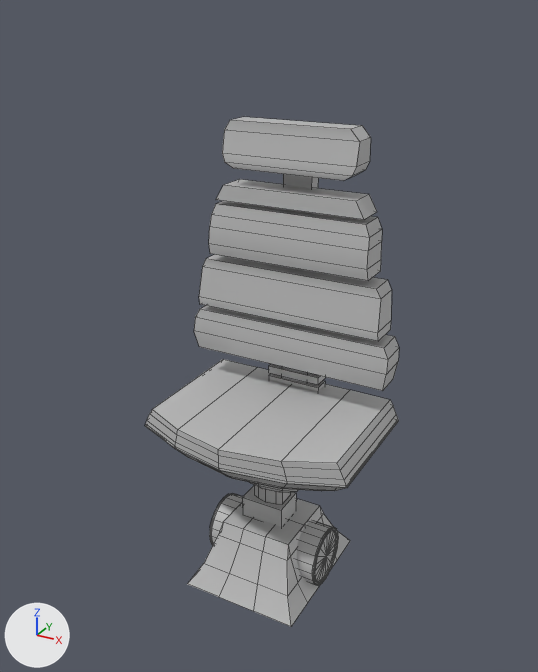
The FBX model Assets/Environment/Models/Props/SM_chair_Laboratories.fbx: old version first, new version second.
One viewpoint serves both versions: a camera (50 mm lens) standing at (0.9, -1.618, 1.597) and looking at (0.006, 0.009, 0.784). The axes (+X, +Y, +Z) are drawn at lower left. The lights are the same throughout. Mesh edges are drawn as thin lines. Where no turn or scale is listed for an object, it has been applied to the vertices. Vertices at the same position are counted once.

Objects in the first picture: 'polySurface6LP1'.
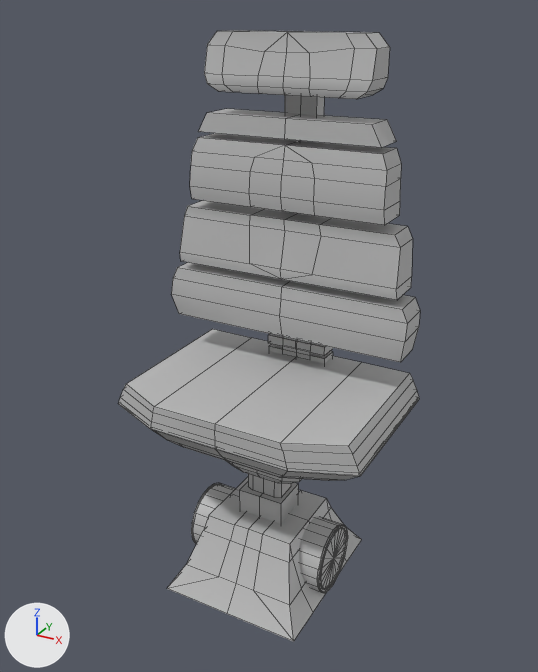
Pixel boxes (x1, y1, x2, y2) of what changed, in the pictures (538 x 672 px; the box of a moved part takes in the faces that stretch with it):
'polySurface6LP1', reshaped (19% wider, 20% taller)
    before: (145, 117, 399, 627)
    after: (118, 30, 420, 642)
part 1 of me_mesh, moved or reshaped
    before: (210, 493, 243, 545)
    after: (191, 483, 235, 544)
part 2 of me_mesh, moved or reshaped
    before: (297, 521, 338, 586)
    after: (299, 516, 348, 593)
part 3 of me_mesh, rebuilt (19% wider, 16% taller)
    before: (145, 359, 399, 504)
    after: (118, 329, 420, 497)
part 4 of me_mesh, rebuilt (20% wider, 28% taller)
    before: (188, 498, 350, 627)
    after: (167, 477, 362, 642)
part 5 of me_mesh, rebuilt (34% wider, 25% taller)
    before: (209, 201, 382, 281)
    after: (180, 200, 413, 300)
part 6 of me_mesh, rebuilt (28% wider, 16% taller)
    before: (199, 255, 392, 341)
    after: (172, 262, 420, 362)
part 7 of me_mesh, rebuilt (9% wider)
    before: (242, 486, 296, 527)
    after: (239, 482, 298, 524)
part 8 of me_mesh, rebuilt (14% wider, 24% taller)
    before: (282, 174, 318, 383)
    after: (283, 95, 324, 355)
part 9 of me_mesh, added
    after: (204, 30, 390, 99)
part 10 of me_mesh, added
    after: (190, 133, 401, 225)
part 11 of me_mesh, added
    after: (269, 344, 333, 363)
part 12 of me_mesh, deleted
    before: (269, 373, 325, 391)
part 13 of me_mesh, deleted
    before: (269, 364, 325, 385)
part 14 of me_mesh, cut back
    before: (216, 117, 377, 219)
    after: (198, 109, 396, 147)
part 15 of me_mesh, built on
    after: (268, 334, 333, 356)
part 16 of me_mesh, deleted
    before: (194, 306, 399, 391)

What the commit changed:
me_mesh is used by ob_polysurface6lp1; location (0.0, 0.0, 0.0).
me_mesh had 799 vertices, 767 faces and spanned x -0.316..0.316, y -0.238..0.238, z 0.0..1.328.
me_mesh now has 929 vertices, 910 faces and spans x -0.368..0.368, y -0.263..0.263, z 0.0..1.545.
me_mesh part 1: the loose piece of 201 vertices spanning x -0.171..-0.095, y -0.056..0.121, z 0.002..0.18 is scaled about its middle by (1.16, -1.16, 1.16), then moved by (-0.042, -0.014, 0.014).
me_mesh part 2: the loose piece of 201 vertices spanning x 0.113..0.188, y -0.056..0.121, z 0.002..0.18 is scaled about its middle by 1.16, then moved by (0.025, -0.014, 0.014).
me_mesh part 3: the loose piece of 210 vertices spanning x -0.316..0.316, y -0.238..0.23, z 0.207..0.556 is rebuilt with 210 vertices and now spans x -0.368..0.368, y -0.263..0.245, z 0.241..0.646.
me_mesh part 4: the loose piece of 54 vertices spanning x -0.171..0.184, y -0.185..0.238, z 0.0..0.184 is rebuilt with 59 vertices and now spans x -0.214..0.214, y -0.229..0.263, z 0.0..0.214.
me_mesh part 5: the loose piece of 20 vertices spanning x -0.239..0.246, y 0.095..0.194, z 0.954..1.098 is rebuilt with 36 vertices and now spans x -0.332..0.332, y 0.082..0.197, z 0.921..1.084.
me_mesh part 6: the loose piece of 16 vertices spanning x -0.279..0.285, y 0.095..0.194, z 0.792..0.932 is rebuilt with 24 vertices and now spans x -0.365..0.365, y 0.077..0.189, z 0.749..0.898.
me_mesh part 7: the loose piece of 12 vertices spanning x -0.072..0.06, y -0.016..0.081, z 0.157..0.245 is rebuilt with 14 vertices and now spans x -0.07..0.07, y -0.038..0.075, z 0.183..0.285.
me_mesh part 8: the loose piece of 12 vertices spanning x -0.046..0.04, y 0.183..0.224, z 0.554..1.259 is rebuilt with 18 vertices and now spans x -0.046..0.046, y 0.187..0.234, z 0.645..1.464.
me_mesh part 9: a new loose piece of 66 vertices spanning x -0.232..0.232, y 0.089..0.196, z 1.401..1.545, in mat_lambert1 (grey #bcbcbc).
me_mesh part 10: a new loose piece of 46 vertices spanning x -0.286..0.286, y 0.082..0.197, z 1.109..1.278, in mat_lambert1 (grey #bcbcbc).
me_mesh part 11: a new loose piece of 18 vertices spanning x -0.093..0.093, y 0.185..0.243, z 0.634..0.661, in mat_lambert1 (grey #bcbcbc).
me_mesh part 12: the loose piece of 12 vertices spanning x -0.087..0.08, y 0.175..0.225, z 0.545..0.568 is deleted.
me_mesh part 13: the loose piece of 8 vertices spanning x -0.087..0.08, y 0.175..0.225, z 0.578..0.601 is deleted.
me_mesh part 14: 29 vertices removed from x -0.217..0.225, y 0.096..0.194, z 1.112..1.328; 12 vertices added at x -0.262..0.262, y 0.1..0.203, z 1.294..1.344.
me_mesh part 15: 8 vertices removed from x -0.087..0.08, y 0.175..0.225, z 0.61..0.633; 24 vertices added at x -0.093..0.093, y 0.182..0.241, z 0.672..0.736.
me_mesh part 16: 16 vertices removed from x -0.304..0.313, y 0.098..0.194, z 0.644..0.772.
